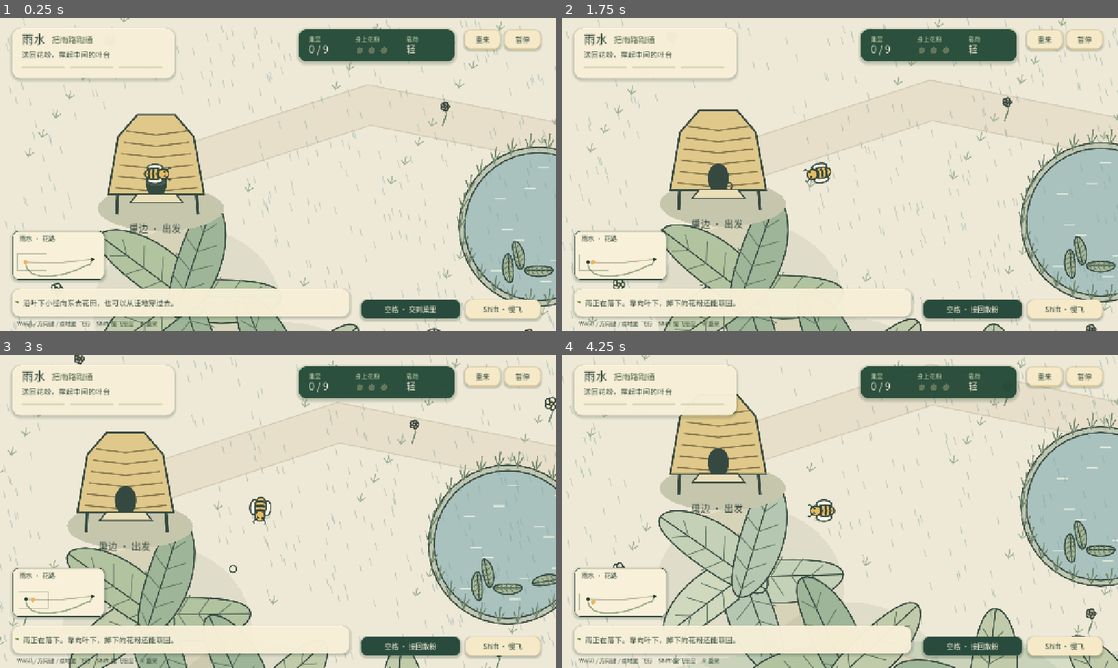
Above: before the commit, frames 1-4 (two rows, left to right).
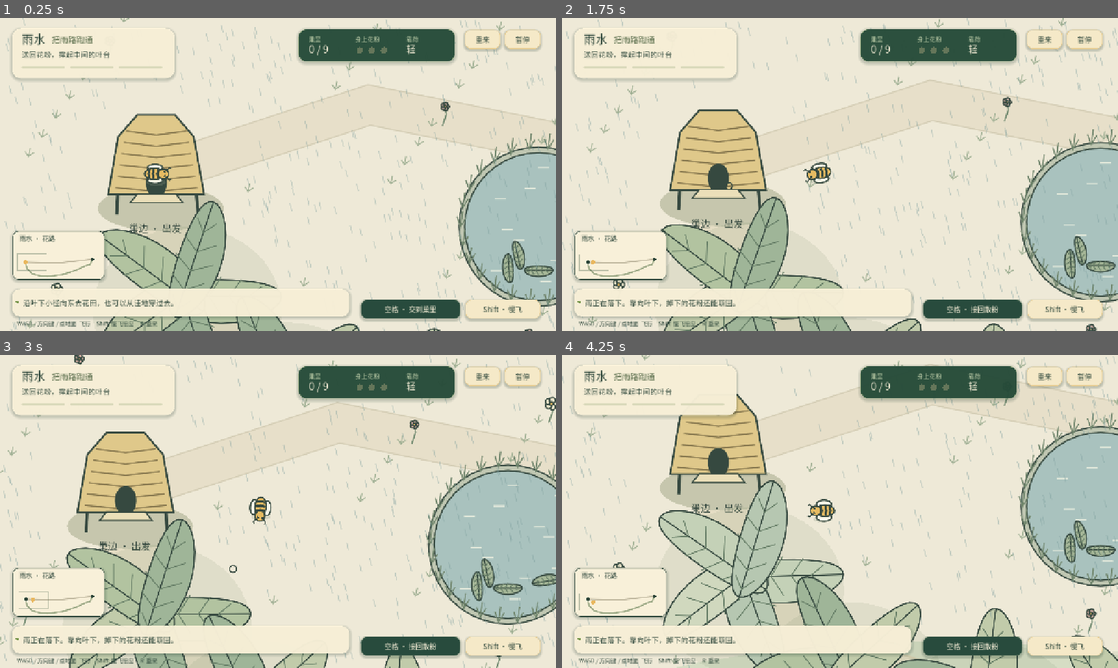
Above: after the commit, the same moments.

Repository: alanthssss/nameless-becoming
Game: Godot game, scene res://playtest/rain_route/rain_route.tscn
Same seed, same stepped clock (60 frames per second), same inputs: the game is played once before the commit and once after it. This scene is started directly instead of the project's main scene. Sound files missing from this copy of the repository are replaced by a short silence.
Inputs (mouse positions are in pixels of both pictures, inside the frame that each line leads up to):
- Up to frame 1 (0.25 s): no input
- Up to frame 2 (1.75 s): tap Enter (ui_accept) at 0.5, 0.77, 1.07 s; move the mouse to (962, 158) at 0.52 s; hold D (move_right) 0.53-1.25 s; hold Space (action) 0.53-1.25 s; click (962, 158) at 0.67 s; drag from (728, 190) to (812, 237) at 1.27 s
- Up to frame 3 (3 s): move the mouse to (333, 442) at 2.02 s; hold D (move_right) 2.03-2.75 s; hold Q (return_hive) 2.03-2.75 s; drag from (250, 574) to (111, 464) at 2.77 s
- Up to frame 4 (4.25 s): move the mouse to (1006, 558) at 3.52 s; hold A (move_left) from 3.53 s (still down); hold Shift from 3.53 s (still down); tap Enter (ui_accept) at 3.77, 4.07 s

The runs differ from the first frame. In frame 1, 0.4% of the frame differs, in the area x 9-100%, y 27-100%; in frame 2, 0.4%; in frame 3, 0.5%, in the area x 13-100%, y 0-87%; in frame 4, 0.3%.

Commit message:
perf: cache rain route ground and batch visible weather drawing

Diff:
--- a/godot/playtest/rain_route/route_landscape.gd
+++ b/godot/playtest/rain_route/route_landscape.gd
@@ -6,6 +6,32 @@
 const GREEN := Color("a6b798")
 const GOLD := Color("e6bb62")
 var route: Node2D
+var last_draw_us := 0
+var static_pass := false
+var rain_origins := PackedVector2Array()
+
+func _ready() -> void:
+	if static_pass:
+		return
+	var background := Node2D.new()
+	background.set_script(get_script())
+	background.static_pass = true
+	background.route = route
+	# Render immutable ground once; keep the live canopy/bee/rain layers vector-based.
+	var cache := SubViewport.new()
+	cache.size = Vector2i(3600, 2100)
+	cache.disable_3d = true
+	cache.render_target_update_mode = SubViewport.UPDATE_ONCE
+	add_child(cache)
+	cache.add_child(background)
+	var ground := Sprite2D.new()
+	ground.texture = cache.get_texture()
+	ground.centered = false
+	ground.show_behind_parent = true
+	add_child(ground)
+	for i in range(3400):
+		rain_origins.append(Vector2(fposmod(sin(i * 127.1 + 31.7) * 43758.5453, 1.0) * 3600, fposmod(sin(i * 269.5 + 73.1) * 18341.137, 1.0) * 2100))
+
 
 func line(points: Array, color := INK, width := 2.0) -> void:
 	draw_polyline(PackedVector2Array(points), color, width, true)
@@ -94,8 +120,63 @@
 	label(h + Vector2(-63, 132), "巢边 · 出发", 22)
 
 func _draw() -> void:
+	var started := Time.get_ticks_usec()
 	if not is_instance_valid(route):
 		return
+	if static_pass:
+		_draw_static()
+		return
+	var visible_world := Rect2(route.camera_origin - Vector2(280, 280), Vector2(1840, 1280))
+	for i in range(Model.SHELTERS.size()):
+		if visible_world.has_point(Model.SHELTERS[i]):
+			canopy(Model.SHELTERS[i], i)
+	if route.model.stage >= 1:
+		canopy(Model.BUILD_SITE, 3, true)
+	else:
+		for i in range(4):
+			line([Model.BUILD_SITE + Vector2(-43 + i * 20, -20), Model.BUILD_SITE + Vector2(-37 + i * 20, 30)], INK, 4)
+		label(Model.BUILD_SITE + Vector2(-70, 75), "待建 · 叶台", 20)
+	if visible_world.has_point(Model.FLOWERS):
+		canopy(Model.FLOWERS + Vector2(0, -15), 4)
+		for i in range(13):
+			var p := Model.FLOWERS + Vector2(sin(i * 2.39) * (45 + i * 5), cos(i * 2.39) * (40 + i * 5))
+			flower(p, 19 + i % 4, Color("d5a99b") if i % 3 else Color("f1e6ba"))
+	# Regional rain falls downward everywhere exposed; only wind's horizontal component changes.
+	var rain_lines := PackedVector2Array()
+	var viewport := Rect2(route.camera_origin, Vector2(1280, 720))
+	var wind_x := -65 if route.model.stage >= 2 else 65
+	var streak := Vector2(-4 if route.model.stage >= 2 else 4, 16)
+	for i in range(rain_origins.size()):
+		var origin := rain_origins[i]
+		var p := Vector2(fposmod(origin.x + route.visual_time * wind_x, 3600), fposmod(origin.y + route.visual_time * (350 + i % 90), 2100))
+		if viewport.has_point(p) and not route.model.sheltered(p):
+			rain_lines.append(p)
+			rain_lines.append(p + streak)
+	if not rain_lines.is_empty():
+		draw_multiline(rain_lines, Color("799b9b", route.model.rain_strength() * 0.6), 1.2, true)
+	for p: Vector2 in route.model.drops:
+		oval(p, Vector2(12, 9), GOLD)
+	for companion in route.model.companions:
+		bee(companion.position, float(companion.get("heading", PI)), 0.75, companion.waiting)
+		if companion.waiting:
+			label(companion.position + Vector2(-4, -32), "!", 20)
+	bee(route.model.position, route.model.heading)
+	for i in range(route.model.cargo):
+		oval(route.model.position + Vector2(-10 + i * 9, 21), Vector2(5, 5), GOLD)
+	if route.model.rain_exposure > 0.1:
+		var p: Vector2 = route.model.position + Vector2(-24, 37)
+		line([p, p + Vector2(48, 0)], Color("d3cdb8"), 4)
+		line([p, p + Vector2(48 * clampf(route.model.rain_exposure / 6, 0, 1), 0)], Color("a67863"), 4)
+	for effect in route.effects:
+		var c: Color = effect.color
+		c.a = 1 - float(effect.age) / float(effect.life)
+		draw_circle(effect.point, effect.size, c)
+	if route.pointer_active:
+		draw_arc(route.pointer_target, 8, 0, TAU, 20, INK, 1.5, true)
+
+	last_draw_us = Time.get_ticks_usec() - started
+
+func _draw_static() -> void:
 	draw_rect(Rect2(0, 0, 3600, 2100), PAPER)
 	# Authored broad ground masses, distinct from interactable roof shapes.
 	oval(Vector2(850, 1760), Vector2(1160, 430), Color("d6ddc4"), false)
@@ -110,8 +191,6 @@
 	# Quiet botanical marks are deterministic; no raster collage or tiled backdrops.
 	for i in range(390):
 		var p := Vector2(60 + fposmod(i * 127.731, 3480), 70 + fposmod(i * 217.193, 1940))
-		if not Rect2(route.camera_origin - Vector2(100, 100), Vector2(1480, 920)).has_point(p):
-			continue
 		if route.model.sheltered(p) or route.model.blocked(p):
 			continue
 		if i % 7 == 0:
@@ -132,46 +211,7 @@
 			line([edge, edge + Vector2(13, -21)], Color("70856c"), 1.5)
 		for i in range(4):
 			leaf(center + Vector2(sin(i * 4) * 90, cos(i * 6) * 100), 33, i * 1.5, GREEN)
-	for i in range(Model.SHELTERS.size()):
-		canopy(Model.SHELTERS[i], i)
-	if route.model.stage >= 1:
-		canopy(Model.BUILD_SITE, 3, true)
-	else:
-		for i in range(4):
-			line([Model.BUILD_SITE + Vector2(-43 + i * 20, -20), Model.BUILD_SITE + Vector2(-37 + i * 20, 30)], INK, 4)
-		label(Model.BUILD_SITE + Vector2(-70, 75), "待建 · 叶台", 20)
 	hive()
-	canopy(Model.FLOWERS + Vector2(0, -15), 4)
-	for i in range(13):
-		var p := Model.FLOWERS + Vector2(sin(i * 2.39) * (45 + i * 5), cos(i * 2.39) * (40 + i * 5))
-		flower(p, 19 + i % 4, Color("d5a99b") if i % 3 else Color("f1e6ba"))
 	label(Model.FLOWERS + Vector2(-57, 166), "花田 · 取粉", 22)
 	label(Vector2(1000, 1770), "叶下小径", 30)
 	label(Vector2(1850, 480), "雨中的洼地", 30)
-	# Regional rain falls downward everywhere exposed; only wind's horizontal component changes.
-	for i in range(3400):
-		var px := fposmod(sin(i * 127.1 + 31.7) * 43758.5453, 1.0) * 3600
-		var py := fposmod(sin(i * 269.5 + 73.1) * 18341.137, 1.0) * 2100
-		var p := Vector2(fposmod(px + route.visual_time * (-65 if route.model.stage >= 2 else 65), 3600), fposmod(py + route.visual_time * (350 + i % 90), 2100))
-		if not Rect2(route.camera_origin, Vector2(1280, 720)).has_point(p) or route.model.sheltered(p):
-			continue
-		line([p, p + Vector2(-4 if route.model.stage >= 2 else 4, 16)], Color("799b9b", route.model.rain_strength() * 0.6), 1.2)
-	for p: Vector2 in route.model.drops:
-		oval(p, Vector2(12, 9), GOLD)
-	for companion in route.model.companions:
-		bee(companion.position, float(companion.get("heading", PI)), 0.75, companion.waiting)
-		if companion.waiting:
-			label(companion.position + Vector2(-4, -32), "!", 20)
-	bee(route.model.position, route.model.heading)
-	for i in range(route.model.cargo):
-		oval(route.model.position + Vector2(-10 + i * 9, 21), Vector2(5, 5), GOLD)
-	if route.model.rain_exposure > 0.1:
-		var p: Vector2 = route.model.position + Vector2(-24, 37)
-		line([p, p + Vector2(48, 0)], Color("d3cdb8"), 4)
-		line([p, p + Vector2(48 * clampf(route.model.rain_exposure / 6, 0, 1), 0)], Color("a67863"), 4)
-	for effect in route.effects:
-		var c: Color = effect.color
-		c.a = 1 - float(effect.age) / float(effect.life)
-		draw_circle(effect.point, effect.size, c)
-	if route.pointer_active:
-		draw_arc(route.pointer_target, 8, 0, TAU, 20, INK, 1.5, true)
--- /dev/null
+++ b/godot/tools/profile_rain_route.gd
@@ -0,0 +1,28 @@
+extends SceneTree
+
+func _initialize() -> void:
+	call_deferred("run")
+
+func run() -> void:
+	var scene = load("res://playtest/rain_route/rain_route.tscn").instantiate()
+	root.add_child(scene)
+	scene.set_physics_process(false)
+	DisplayServer.window_set_vsync_mode(DisplayServer.VSYNC_DISABLED)
+	var frames: Array[float] = []
+	var draws: Array[float] = []
+	for frame in range(240):
+		var start := Time.get_ticks_usec()
+		scene.model.position = Vector2(600 + frame * 8, 1250)
+		scene._physics_process(1.0 / 60)
+		await process_frame
+		await RenderingServer.frame_post_draw
+		if frame >= 40:
+			frames.append((Time.get_ticks_usec() - start) / 1000.0)
+			draws.append(scene.landscape.last_draw_us / 1000.0)
+	frames.sort()
+	draws.sort()
+	print("RAIN PROFILE frames=%d frame_ms median=%.2f p95=%.2f draw_cpu_ms median=%.2f p95=%.2f" % [frames.size(), frames[100], frames[190], draws[100], draws[190]])
+	scene.landscape.route = null
+	scene.queue_free()
+	await process_frame
+	quit()
Not shown, added: godot/tools/profile_rain_route.gd.uid
Not shown, changed: docs/DESIGN_DISCUSSION_LOG.md
Not shown, changed: docs/design/solar-term-campaign-production-spec.md
